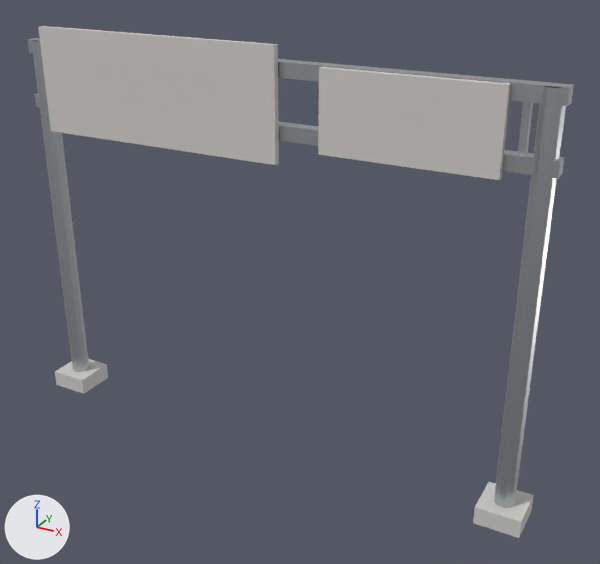
A saved change to the glTF model public/models/props/sign_gantry.glb.
Both versions are drawn from a 50 mm camera at (6.41, -10.41, 8.37) aimed at (0.59, 0.17, 3.08). The axes (+X, +Y, +Z) are drawn at lower left. The lights are the same throughout. The older version comes first. Where no turn or scale is listed for an object, it has been applied to the vertices. Vertices at exactly the same position are counted once.

Names of what the first picture shows: 'props_sign_gantry'.
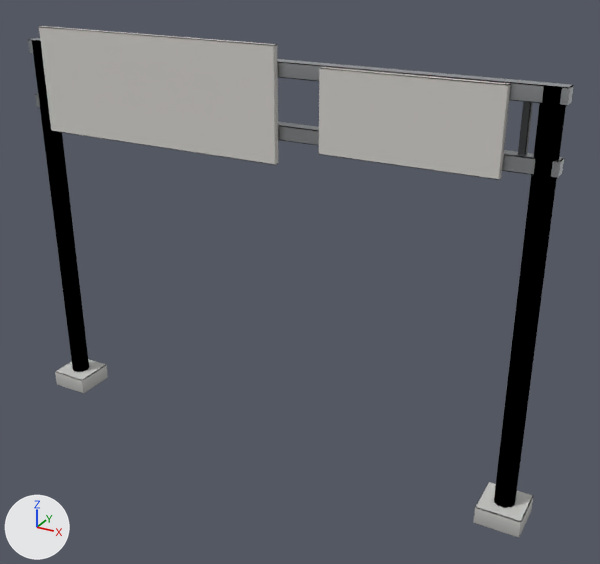
Boxes (x1, y1, x2, y2) around the edits, measured in the pictures (600 x 564 px):
'props_sign_gantry', recoloured, reshaped
    both: (28, 26, 574, 538)
part 1 of me_props_sign_gantry, rebuilt
    before: (55, 359, 108, 394)
    after: (55, 359, 108, 393)
part 2 of me_props_sign_gantry, rebuilt
    before: (35, 94, 564, 179)
    after: (35, 94, 564, 178)
part 3 of me_props_sign_gantry, rebuilt
    before: (38, 26, 279, 165)
    after: (39, 26, 279, 165)
part 4 of me_props_sign_gantry, rebuilt
    before: (473, 482, 534, 538)
    after: (473, 482, 533, 538)
part 5 of me_props_sign_gantry, rebuilt
    before: (318, 67, 511, 180)
    after: (319, 67, 511, 180)
part 6 of me_props_sign_gantry, rebuilt
    before: (517, 102, 533, 156)
    after: (518, 102, 533, 156)
part 7 of me_props_sign_gantry, rebuilt
    both: (28, 38, 574, 106)

The change, as a list of edits to the scene's bpy script:
```text
Change mat_concrete_cast:
    where n0 = _N.new('ShaderNodeBsdfPrincipled'); n0.name = 'Principled BSDF'
    remove n0.inputs[0].default_value = (0.62, 0.62, 0.6, 1.0)  # 'Base Color', light grey #cececb
    add n2 = _N.new('ShaderNodeMix'); n2.name = 'Mix'
    add n2.data_type = 'RGBA'
    add n2.blend_type = 'MULTIPLY'
    add n2.inputs[0].default_value = 1.0  # 'Factor'
    add n2.inputs[7].default_value = (0.62, 0.62, 0.6, 1.0)  # 'B', light grey #cececb
    add n3 = _N.new('ShaderNodeVertexColor'); n3.name = 'Color Attribute'
    add _L.new(n2.outputs[2], n0.inputs[0])  # 'Result' to 'Base Color'
    add _L.new(n3.outputs[0], n2.inputs[6])  # 'Color' to 'A'
Change mat_metal_galv:
    where n0 = _N.new('ShaderNodeBsdfPrincipled'); n0.name = 'Principled BSDF'
    remove n0.inputs[0].default_value = (0.6, 0.62, 0.64, 1.0)  # 'Base Color', light grey #cbced1
    add n2 = _N.new('ShaderNodeMix'); n2.name = 'Mix'
    add n2.data_type = 'RGBA'
    add n2.blend_type = 'MULTIPLY'
    add n2.inputs[0].default_value = 1.0  # 'Factor'
    add n2.inputs[7].default_value = (0.6, 0.62, 0.64, 1.0)  # 'B', light grey #cbced1
    add n3 = _N.new('ShaderNodeVertexColor'); n3.name = 'Color Attribute'
    add _L.new(n2.outputs[2], n0.inputs[0])  # 'Result' to 'Base Color'
    add _L.new(n3.outputs[0], n2.inputs[6])  # 'Color' to 'A'
Change mat_plastic_signage:
    where n0 = _N.new('ShaderNodeBsdfPrincipled'); n0.name = 'Principled BSDF'
    remove n0.inputs[0].default_value = (0.65, 0.63, 0.6, 1.0)  # 'Base Color', light grey #d3d0cb
    add n2 = _N.new('ShaderNodeMix'); n2.name = 'Mix'
    add n2.data_type = 'RGBA'
    add n2.blend_type = 'MULTIPLY'
    add n2.inputs[0].default_value = 1.0  # 'Factor'
    add n2.inputs[7].default_value = (0.65, 0.63, 0.6, 1.0)  # 'B', light grey #d3d0cb
    add n3 = _N.new('ShaderNodeVertexColor'); n3.name = 'Color Attribute'
    add _L.new(n2.outputs[2], n0.inputs[0])  # 'Result' to 'Base Color'
    add _L.new(n3.outputs[0], n2.inputs[6])  # 'Color' to 'A'
Change me_props_sign_gantry:
    remove me_props_sign_gantry.from_pydata(...)  # 148 vertices, 236 faces; spans x -4.55..4.55, y -0.35..0.35, z -3.38..3.38
    add me_props_sign_gantry.from_pydata(...)  # 356 vertices, 652 faces; spans x -4.55..4.55, y -0.35..0.35, z -3.38..3.38
    me_props_sign_gantry part 1: the loose piece of 8 vertices spanning x -4.55..-3.85, y -0.35..0.35, z -3.38..-3.08 is rebuilt with 24 vertices and now spans x -4.55..-3.85, y -0.35..0.35, z -3.38..-3.08
    me_props_sign_gantry part 2: the loose piece of 8 vertices spanning x -4.4..4.4, y -0.11..0.11, z 2.01..2.23 is rebuilt with 24 vertices and now spans x -4.4..4.4, y -0.11..0.11, z 2.01..2.23
    me_props_sign_gantry part 3: the loose piece of 8 vertices spanning x -4.0..0.4, y -0.23..-0.13, z 1.67..3.38 is rebuilt with 24 vertices and now spans x -4.0..0.4, y -0.23..-0.13, z 1.67..3.38
    me_props_sign_gantry part 4: the loose piece of 8 vertices spanning x 3.85..4.55, y -0.35..0.35, z -3.38..-3.08 is rebuilt with 24 vertices and now spans x 3.85..4.55, y -0.35..0.35, z -3.38..-3.08
    me_props_sign_gantry part 5: the loose piece of 8 vertices spanning x 1.1..3.7, y -0.23..-0.13, z 1.92..3.13 is rebuilt with 24 vertices and now spans x 1.1..3.7, y -0.23..-0.13, z 1.92..3.13
    me_props_sign_gantry part 6: the loose piece of 8 vertices spanning x 3.85..3.95, y -0.05..0.05, z 2.12..3.03 is rebuilt with 24 vertices and now spans x 3.85..3.95, y -0.05..0.05, z 2.12..3.03
    me_props_sign_gantry part 7: the loose piece of 8 vertices spanning x -4.4..4.4, y -0.11..0.11, z 2.92..3.14 is rebuilt with 24 vertices and now spans x -4.4..4.4, y -0.11..0.11, z 2.92..3.14
    other edits to the shape of me_props_sign_gantry do not show in these pictures
```
